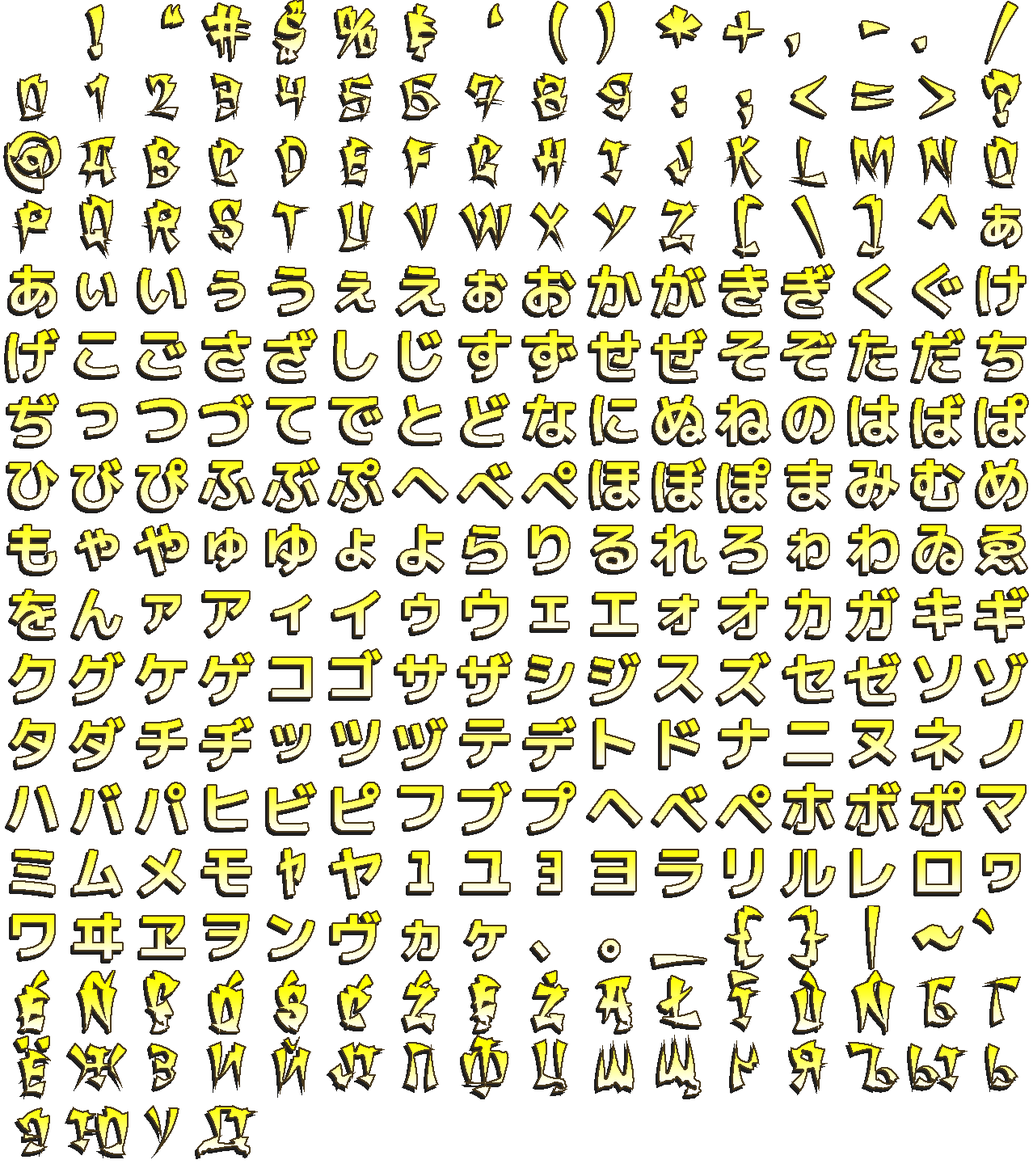
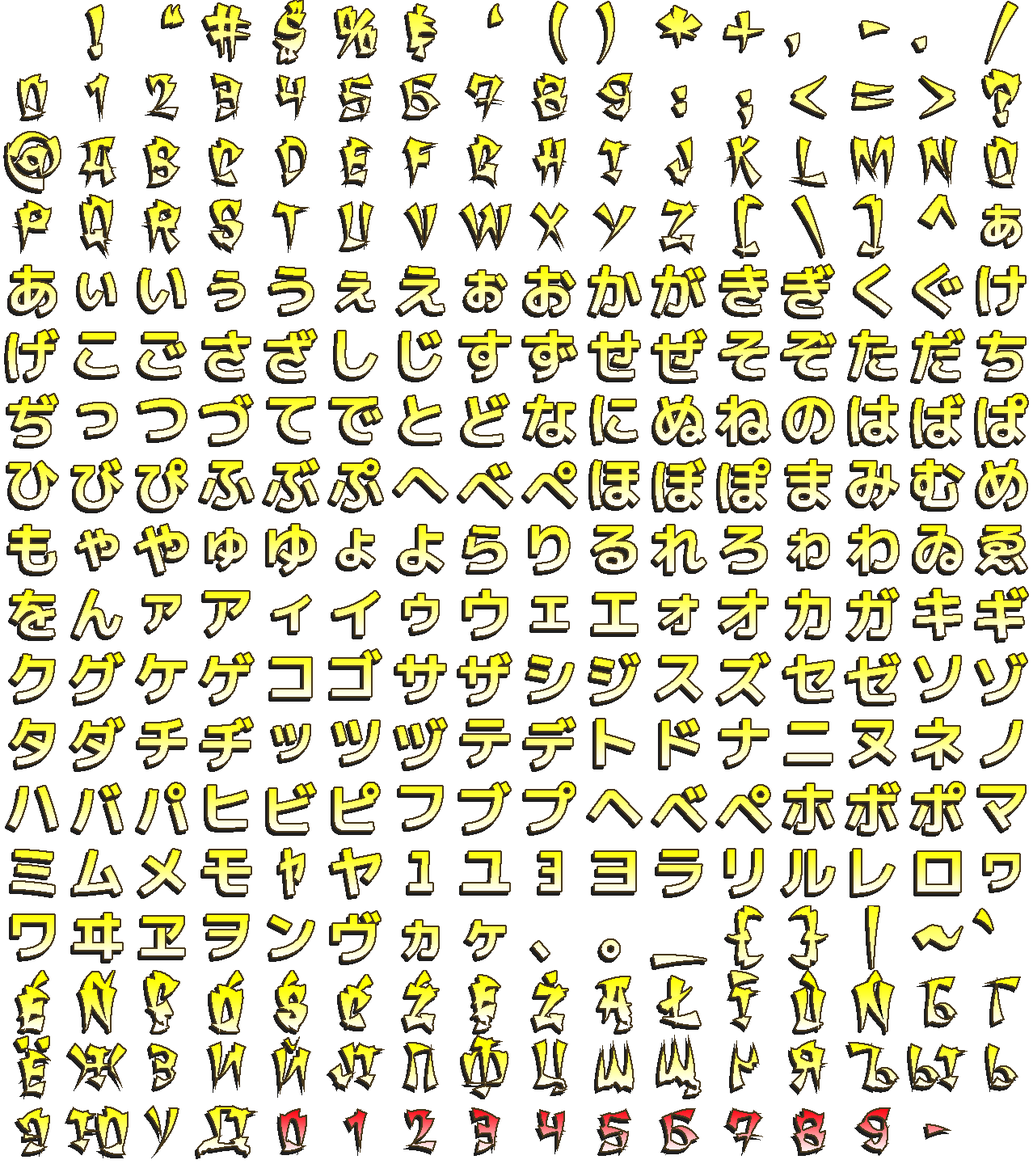
Two versions of the same layered image (w=1033, h=1164). Layer-by-layer changes:
added layer "Layer 206" above "Layer 205" over box(923, 1124, 952, 1141)
added layer "Layer 205" above "Layer 204" over box(854, 1107, 892, 1157)
added layer "Layer 204" above "Layer 203" over box(790, 1108, 827, 1157)
added layer "Layer 203" above "Layer 202" over box(723, 1107, 764, 1157)
added layer "Layer 202" above "Layer 201" over box(659, 1108, 700, 1156)
added layer "Layer 201" above "Layer 200" over box(596, 1108, 632, 1157)
added layer "Layer 200" above "Layer 199" over box(535, 1109, 567, 1155)
added layer "Layer 199" above "Layer 198" over box(469, 1107, 501, 1157)
added layer "Layer 198" above "Layer 197" over box(403, 1109, 437, 1156)
added layer "Layer 197" above "Layer 196" over box(342, 1108, 368, 1157)
added layer "Layer 196" above "Layer 195" over box(276, 1108, 308, 1156)
